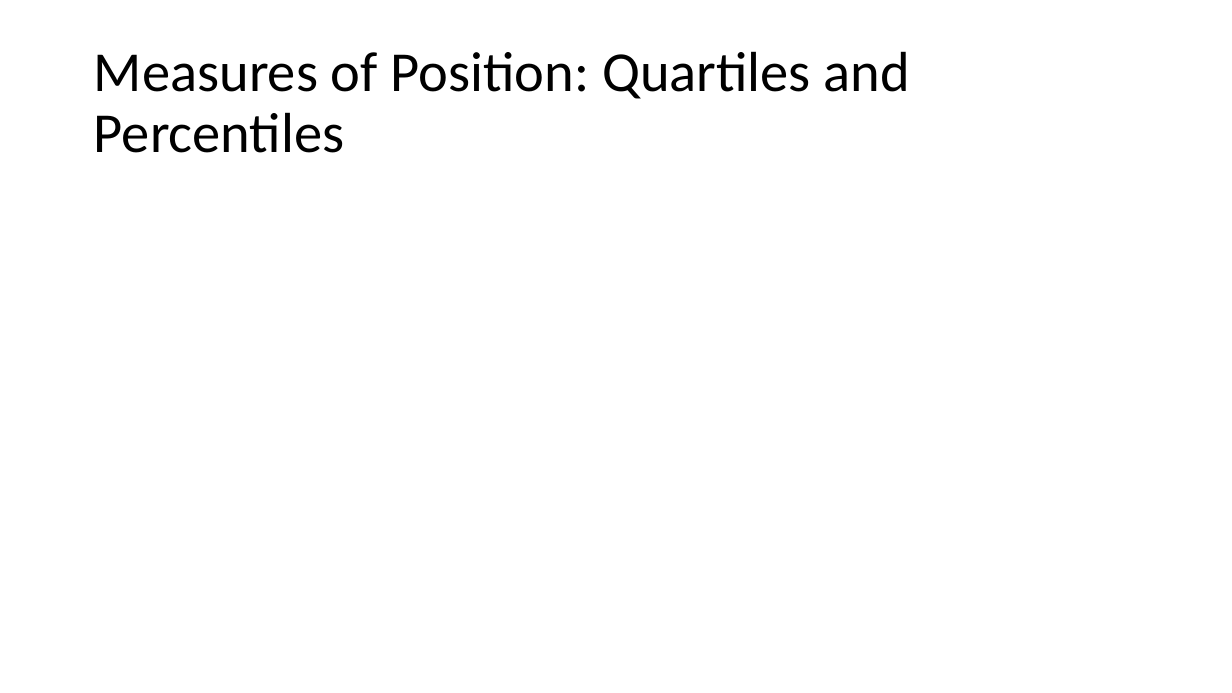
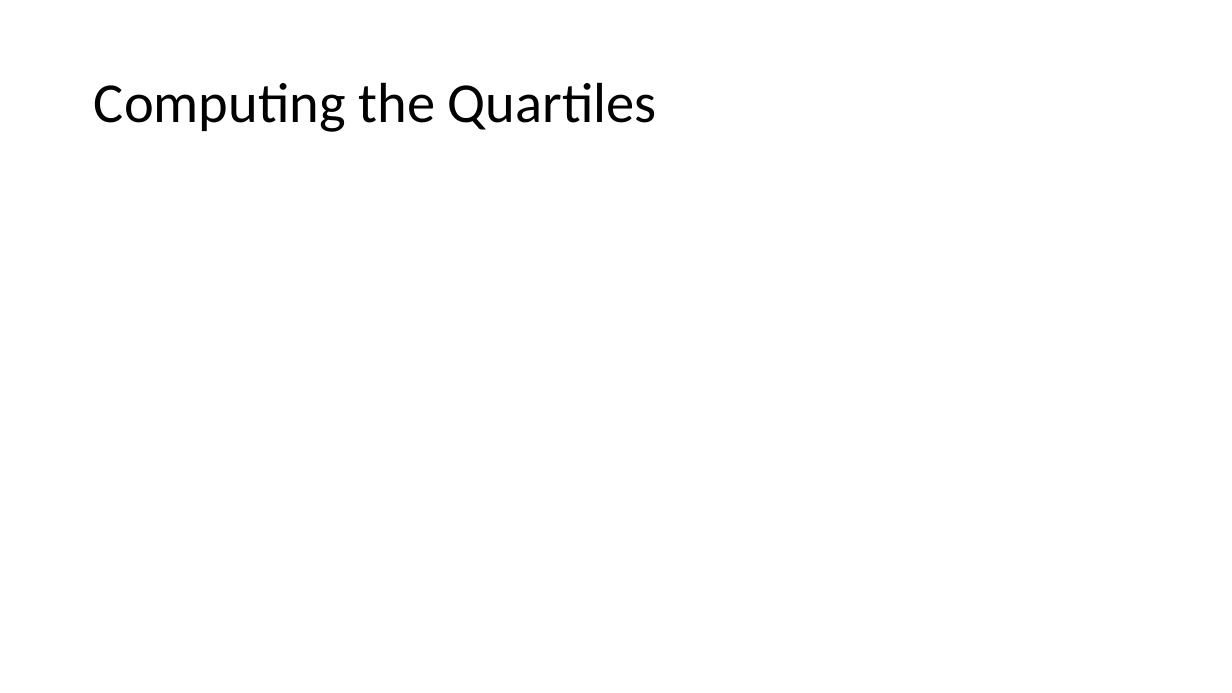
Before and after one commit to Jarred6068/Kvamme_UI_STAT251, a slide deck: slide 18 of docs/lecture_slides/Week 2/Week2_Lecture5_slides_1_19_2024.pptx (slide 21 before the commit). Drawn at 1232x693 pixels with LibreOffice and Linux fonts; fonts in the diff are those of the drawing; grey boxes stand for pictures. Boxes give left, top, right and bottom in pixels: in the first picture for what was removed or moved away, otherwise in the second. Text is boxed around its words. In the diff, an @@ line names an element or a change of style, - is before the commit and + after.

```diff
--- a/docs/lecture_slides/Week 2/Week2_Lecture5_slides_1_19_2024.pptx
+++ b/docs/lecture_slides/Week 2/Week2_Lecture5_slides_1_19_2024.pptx
@@ title at box(94, 82, 657, 132): text changed @@
-Measures of Position: Quartiles and Percentiles
+Computing the Quartiles
```
Also in this commit, not shown: 9 other slides changed, 1 slide added, 4 slides removed, 1 other file.
